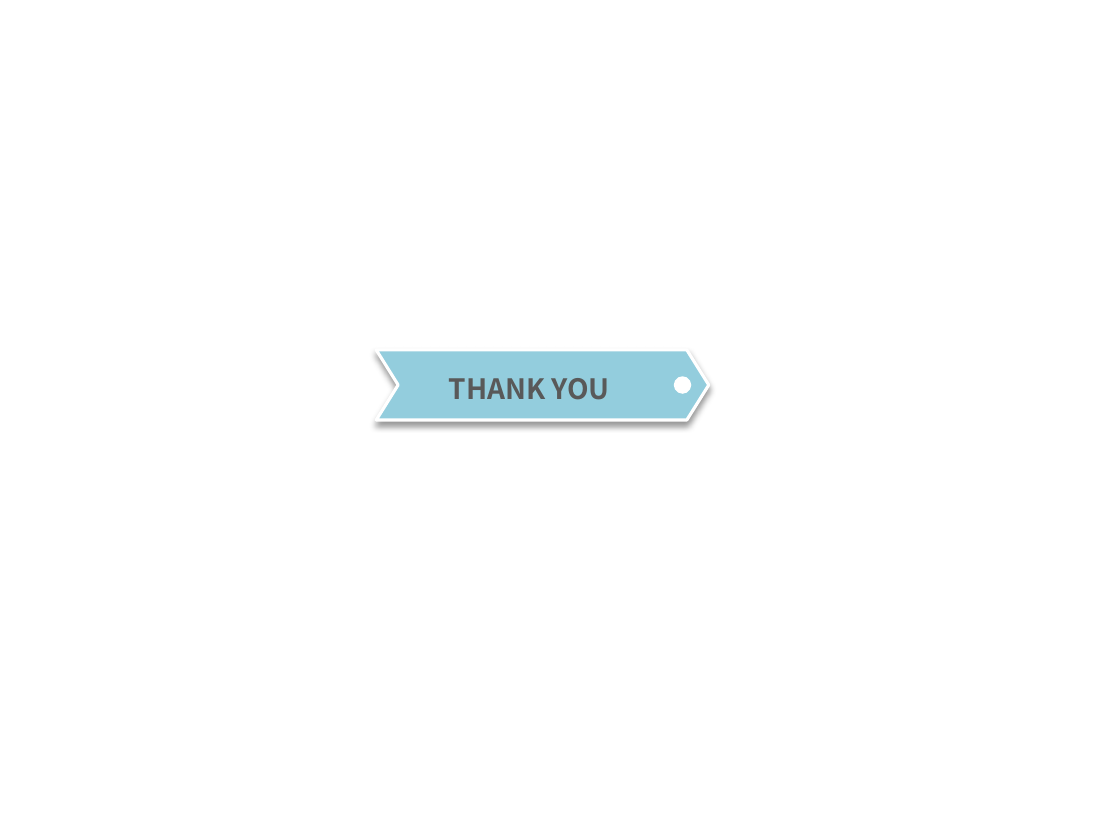
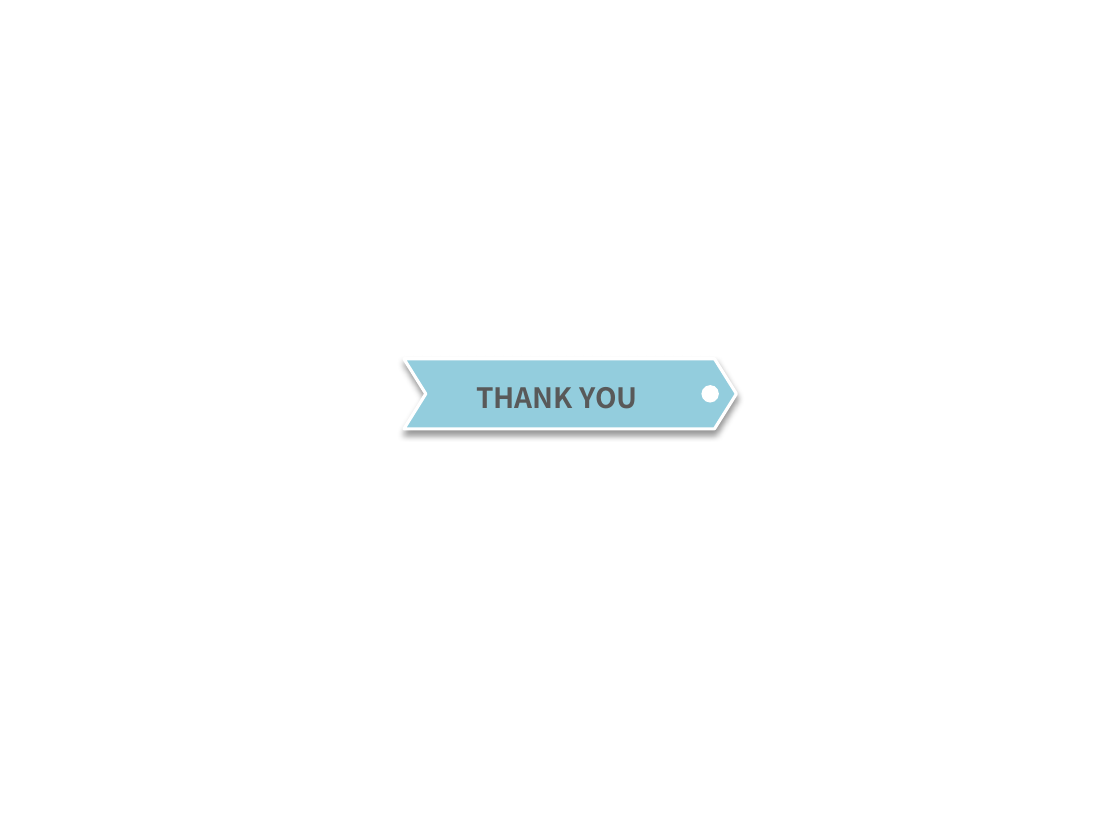
Before and after one commit to OriginalNetworkExperts/SystemConstruct, a slide deck: slide 24 of 시스템분석설계ppt.pptx (slide 16 before the commit). Drawn at 1120x840 pixels with LibreOffice and Linux fonts; fonts in the diff are those of the drawing; background and template pictures are left out. Boxes give left, top, right and bottom in pixels: in the first picture for what was removed or moved away, otherwise in the second. Text is boxed around its words. In the diff, an @@ line names an element or a change of style, - is before the commit and + after.

```diff
--- a/시스템분석설계ppt.pptx
+++ b/시스템분석설계ppt.pptx
@@ chevron moved from (x1=376, y1=349, x2=709, y2=420) to (x1=404, y1=358, x2=737, y2=429) @@
@@ text "THANK YOU" moved from (x1=449, y1=378, x2=610, y2=400) to (x1=476, y1=387, x2=637, y2=409) @@
@@ ellipse moved from (x1=674, y1=376, x2=692, y2=394) to (x1=701, y1=385, x2=719, y2=403) @@
```
Also in this commit, not shown: 10 other slides changed, 8 slides added.
